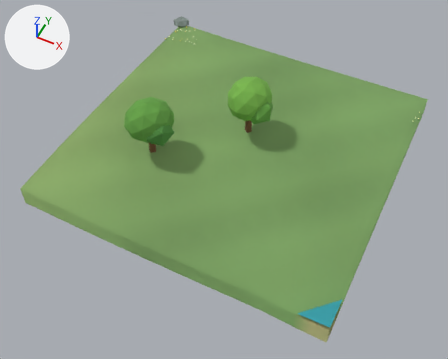
Renders of the glTF model client/public/models/chunks/-1_1.glb from each side of a commit.
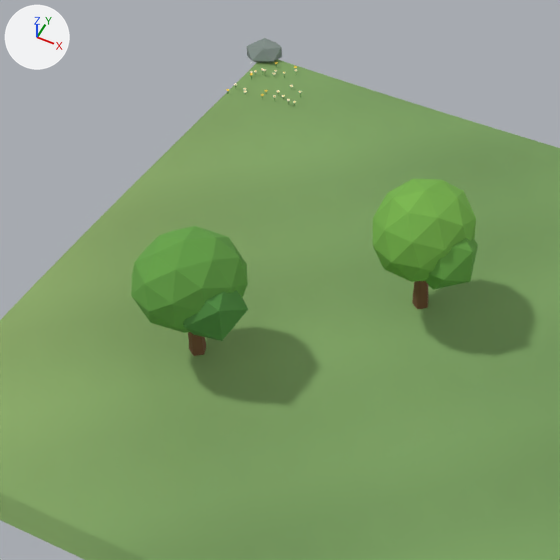
Each version appears first whole from a 50 mm camera at (3.2, -84.9, 43.7) aimed at (-14.9, -48.7, -1.5), and next in a close-up on the part from 15% to 69% of the width and 0% to 67% of the height. Arrows for +X, +Y and +Z are at upper left; the lights stay in place. The last two pictures show the newer version. Vertices at exactly the same position are counted once.

Before the edit, the objects in view are built like this:
```python
me_scenery = bpy.data.meshes.new('scenery')
me_scenery.from_pydata(...)  # 1028 vertices, 1669 faces; spans x -30.8..0.0, y -60.0..-29.0, z -0.2..6.6
me_scenery.materials.append(mat_opaque_matte_vertex_colors)
me_terrain = bpy.data.meshes.new('terrain')
me_terrain.from_pydata(...)  # 521 vertices, 960 faces; spans x -30.0..0.0, y -60.0..-30.0, z -2.6..1.1
me_terrain.materials.append(mat_opaque_matte_vertex_colors)
ob_scenery = bpy.data.objects.new('scenery', me_scenery)
ob_scenery.location = (0.0, 0.0, 0.0)
ob_terrain = bpy.data.objects.new('terrain', me_terrain)
ob_terrain.location = (0.0, 0.0, 0.0)
```
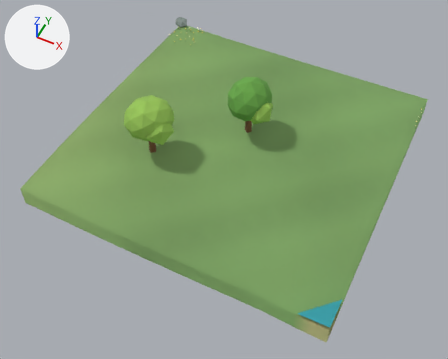
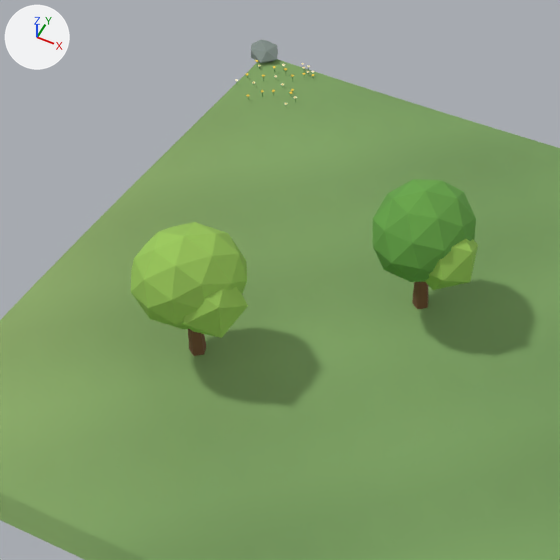
Edits to the bpy script that builds the scene:
```text
Change me_scenery:
    used by ob_scenery; location = (0.0, 0.0, 0.0)
    remove me_scenery.from_pydata(...)  # 1028 vertices, 1669 faces; spans x -30.8..0.0, y -60.0..-29.0, z -0.2..6.6
    add me_scenery.from_pydata(...)  # 1026 vertices, 1648 faces; spans x -30.9..0.0, y -60.0..-29.1, z -0.2..6.8
    me_scenery part 1: the loose piece of 42 vertices spanning x -24.2..-19.8, y -52.3..-47.7, z 2.4..6.6 is moved by (0.0, 0.0, 0.2)
    me_scenery part 2: the loose piece of 12 vertices spanning x -22.3..-19.3, y -52.0..-49.0, z 2.7..5.3 is moved by (0.0, 0.0, 0.2)
    me_scenery part 3: the loose piece of 12 vertices spanning x -30.8..-29.2, y -31.0..-29.0, z 0.1..1.1 is rebuilt with 12 vertices and now spans x -30.9..-29.1, y -30.9..-29.1, z 0.2..1.0
    me_scenery part 4: 52 loose pieces with 515 vertices, spanning x -30.0..0.0, y -34.4..-30.2, z 0.0..0.8, are deleted
    me_scenery part 5: 1 vertex moved within x -29.9, y -30.3, z 0.6; 35 vertices removed from x -30.0..-28.1, y -33.5..-30.1, z 0.5..0.7; 389 vertices added at x -30.0..-26.6, y -33.9..-30.1, z 0.3..0.8
    me_scenery part 6: 10 vertices removed from x -15.2..-12.5, y -44.9..-41.8, z 2.6..5.2; 10 vertices added at x -15.2..-12.5, y -44.9..-41.8, z 2.5..5.1
    me_scenery part 7: 84 kept faces spanning x -22.4..-12.5, y -50.4..-40.6, z 0.2..6.4 get new vertex colours; the middle colour goes from green #77b44c to green #66a347
    other edits to the shape of me_scenery do not show in these pictures
```

What differs and where, as boxes (x1, y1, x2, y2) in the close-ups (560 x 560 px; the box of a moved part takes in the faces that stretch with it):
'scenery', reshaped: before (131, 38, 478, 356); after (131, 40, 478, 356)
part 1 of me_scenery, moved or reshaped: before (131, 226, 248, 333); after (131, 222, 247, 329)
part 2 of me_scenery, moved or reshaped: before (183, 290, 248, 341); after (183, 287, 248, 338)
part 3 of me_scenery, rebuilt (22% narrower, 8% shorter): before (247, 38, 282, 63); after (251, 40, 278, 63)
part 4 of me_scenery, deleted: before (226, 62, 302, 106)
part 5 of me_scenery, built on: after (236, 63, 314, 104)
part 6 of me_scenery, moved or reshaped: before (425, 238, 478, 290); after (425, 239, 478, 290)
part 7 of me_scenery, recoloured: (372, 179, 476, 288) in both
